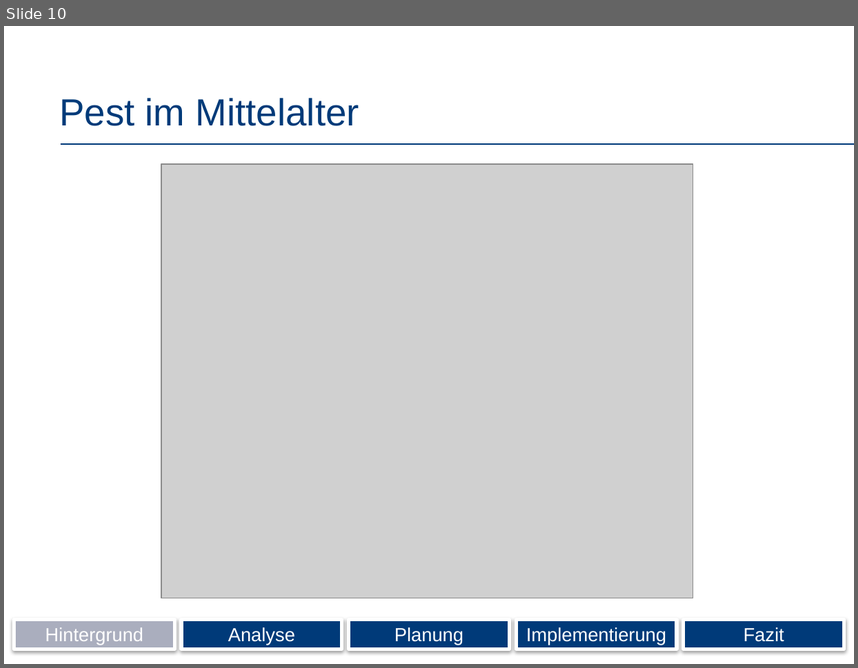
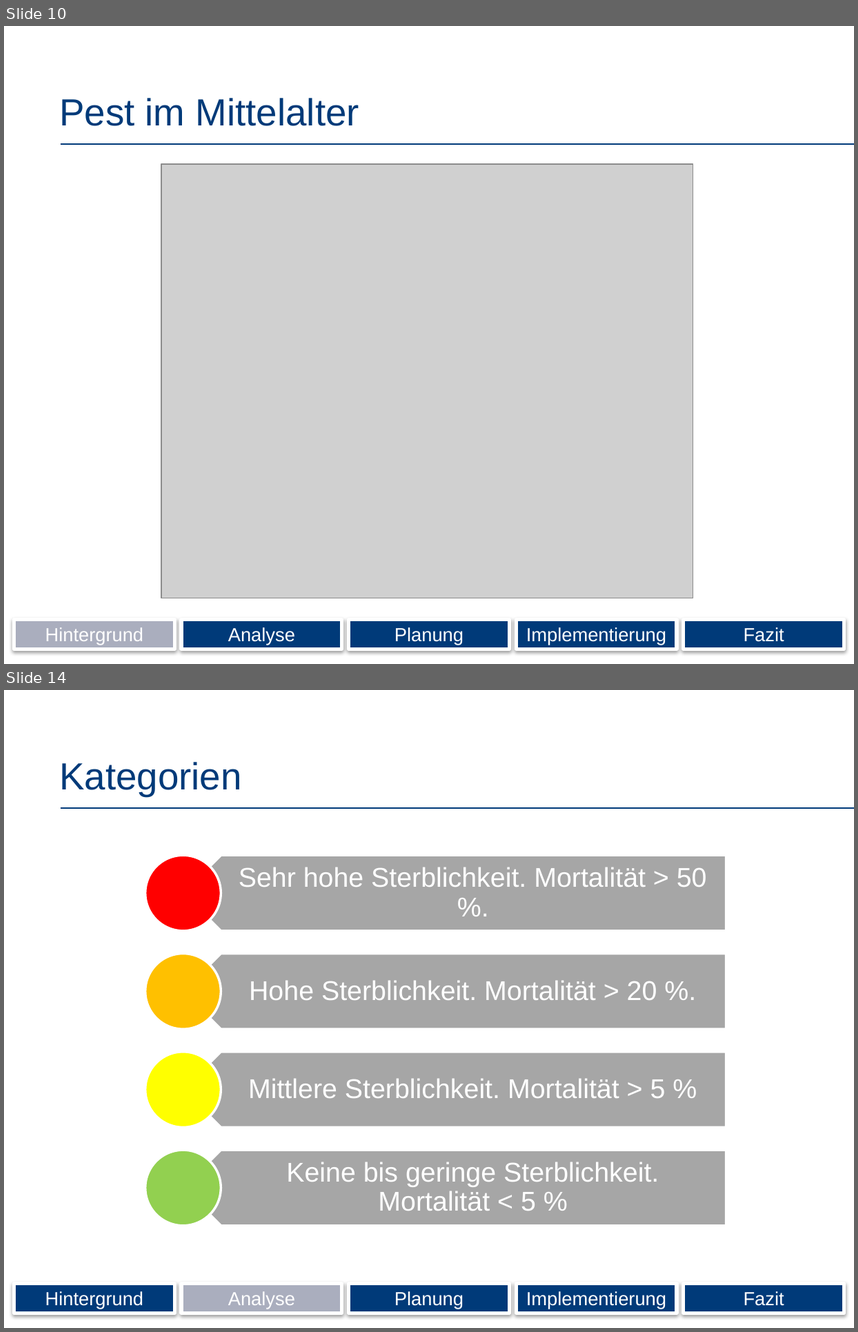
Before and after one commit to Wolle1508/SE-Projekt, a slide deck: Präsentation.pptx. Shown one above the other, each under a label of ours: slide 10 before the commit, slides 10 and 14 after it; the slides between them are not shown. The pictures are 858x668 and 858x1332 pixels, drawn with LibreOffice and Linux fonts; fonts in the diff are those of the drawing; grey boxes stand for pictures; background and template pictures are left out. Boxes give left, top, right and bottom in pixels: in the first picture for what was removed or moved away, otherwise in the second. Text is boxed around its words. In the diff, an @@ line names an element or a change of style, - is before the commit and + after.

```diff
--- a/Präsentation.pptx
+++ b/Präsentation.pptx
@@ slide 14 added at box(4, 690, 854, 1328), background #FFFFFF; not listed: 1 template element that a slide beside it also shows @@
@@ title added at box(59, 762, 242, 796), 32 pt, text #003A79 @@
+Kategorien
@@ group added at box(145, 855, 726, 1225): 4 pentagon arrows, 4 texts, 4 ellipses @@
+Sehr hohe Sterblichkeit. Mortalität > 50 %.
+Hohe Sterblichkeit. Mortalität > 20 %.
+Mittlere Sterblichkeit. Mortalität > 5 %
+Keine bis geringe Sterblichkeit. Mortalität < 5 %
@@ rectangle added at box(14, 1283, 175, 1312), fill #003A79, outline #FFFFFF 3 pt, 16 pt, text #FFFFFF @@
+Hintergrund
@@ rectangle added at box(181, 1283, 342, 1312), fill #AAAEBE, outline #FFFFFF 3 pt, 16 pt, text #FFFFFF @@
+Analyse
@@ rectangle added at box(349, 1283, 510, 1312), fill #003A79, outline #FFFFFF 3 pt, 16 pt, text #FFFFFF @@
+Planung
@@ rectangle added at box(516, 1283, 677, 1312), fill #003A79, outline #FFFFFF 3 pt, 16 pt, text #FFFFFF @@
+Implementierung
@@ rectangle added at box(683, 1283, 844, 1312), fill #003A79, outline #FFFFFF 3 pt, 16 pt, text #FFFFFF @@
+Fazit
```
Also in this commit, not shown: 2 slides changed, 8 other slides added.
